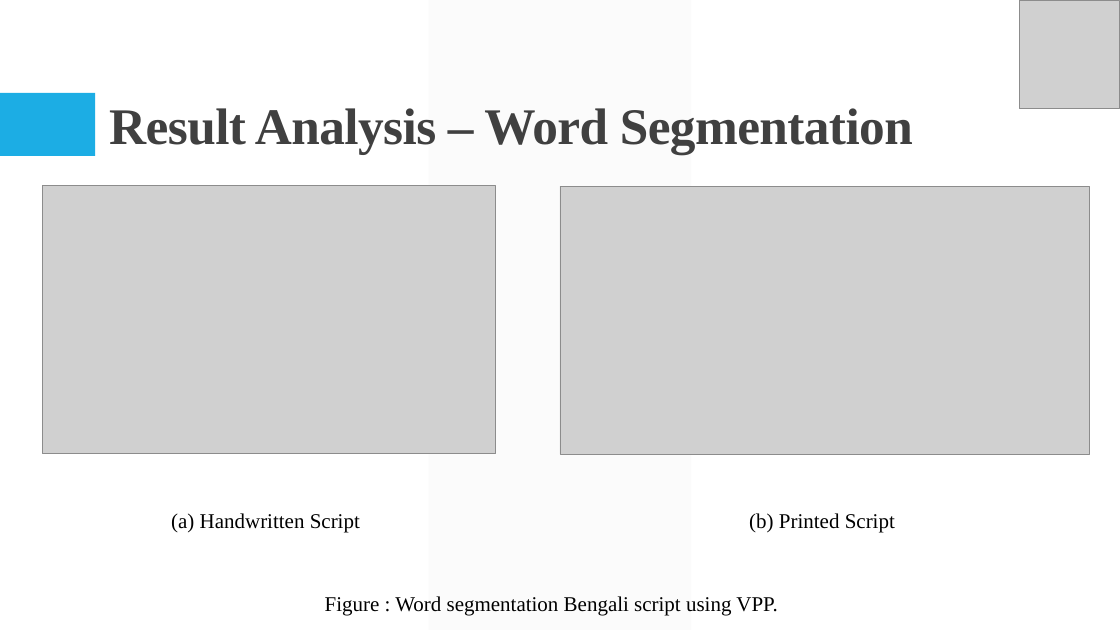
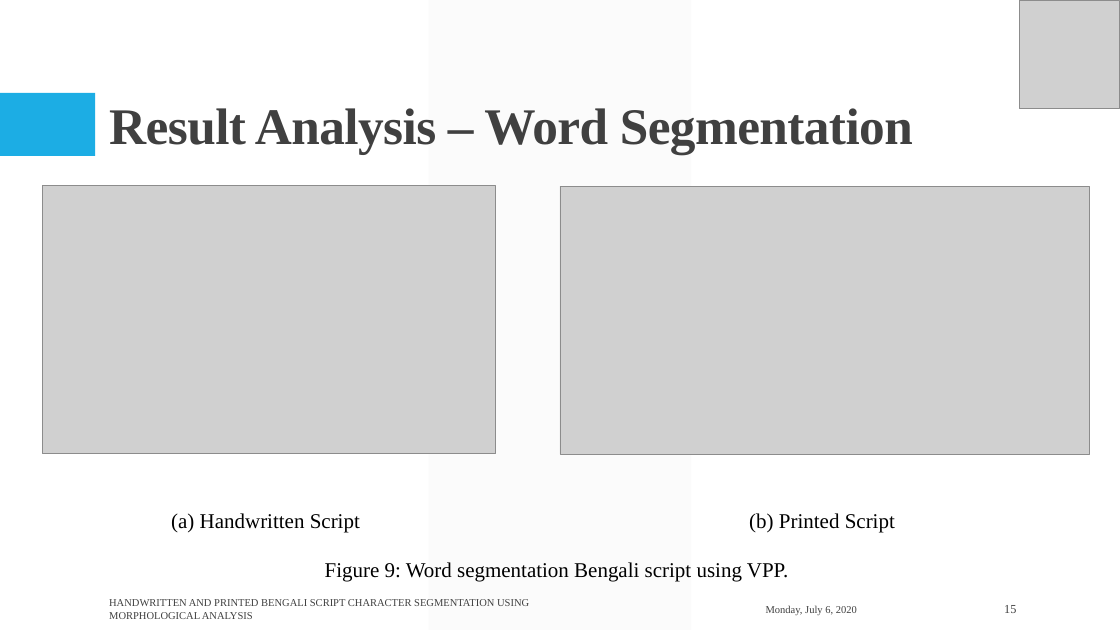
Before and after one commit to Arik096/project, a slide deck: slide 15 of book/puja.pptx (slide 12 before the commit). Drawn at 1120x630 pixels with LibreOffice and Linux fonts; fonts in the diff are those of the drawing; grey boxes stand for pictures. Boxes give left, top, right and bottom in pixels: in the first picture for what was removed or moved away, otherwise in the second. Text is boxed around its words. In the diff, an @@ line names an element or a change of style, - is before the commit and + after.

```diff
--- a/book/puja.pptx
+++ b/book/puja.pptx
@@ text at [325,562,788,582]: text changed @@
-Figure : Word segmentation Bengali script using VPP.
+Figure 9: Word segmentation Bengali script using VPP.
@@ text added at [109,599,529,619], 9 pt, text #404040 @@
+HANDWRITTEN AND PRINTED BENGALI SCRIPT CHARACTER SEGMENTATION USING MORPHOLOGICAL ANALYSIS
@@ text added at [766,605,857,615], 9 pt, text #404040 @@
+Monday, July 6, 2020
@@ page number added at [1004,605,1016,613], 10.5 pt, text #404040 @@
+15
```
Also in this commit, not shown: 16 other slides changed, 8 slides added.
